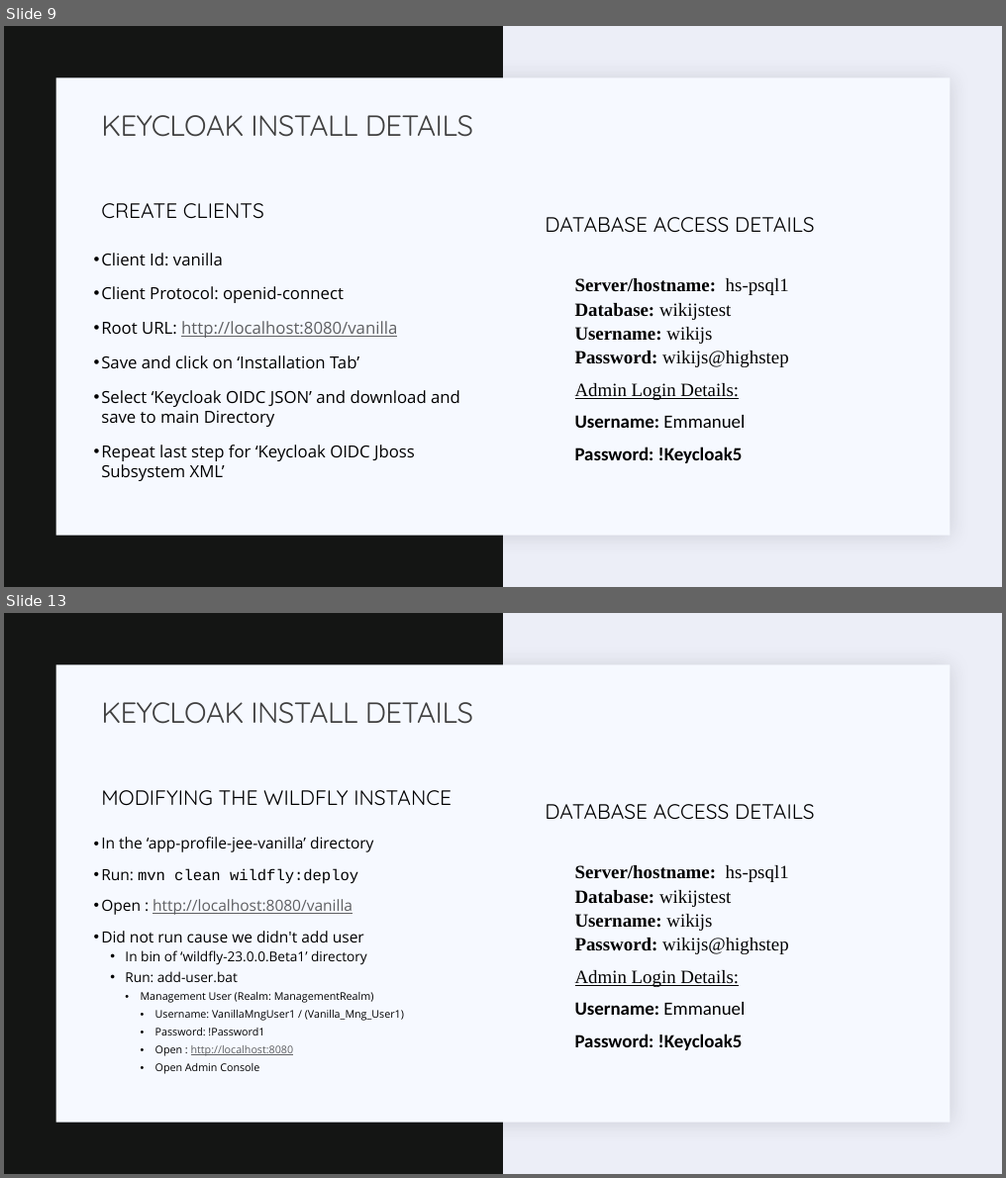
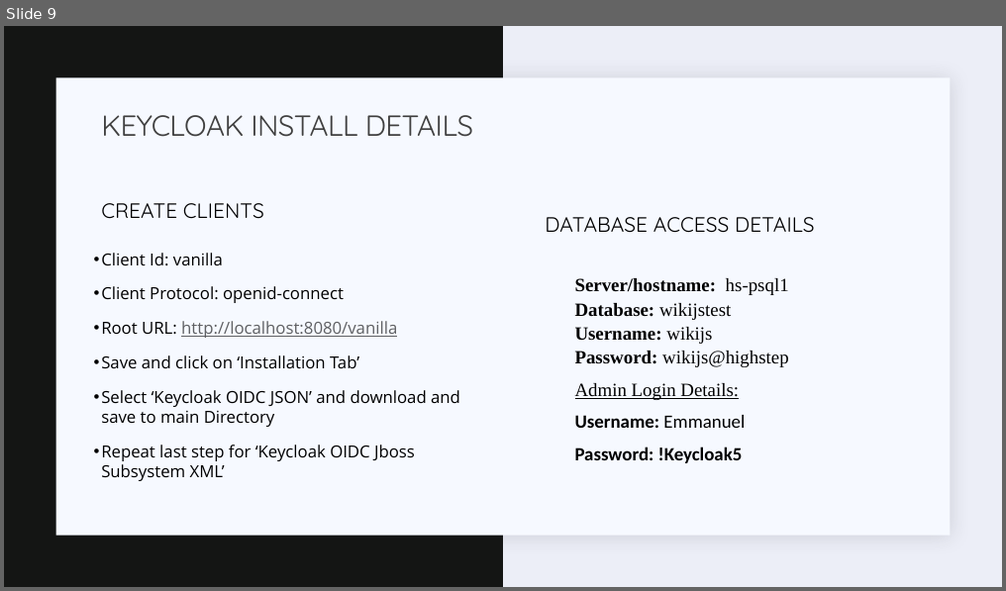
Before and after one commit to Emanoid/React-Keycloak-Application, a slide deck: Keycloak ConfigurationsTest.pptx. Shown one above the other, each under a label of ours: slides 9 and 13 before the commit, slide 9 after it; the slides between them are not shown. The pictures are 1006x1178 and 1006x591 pixels, drawn with LibreOffice and Linux fonts; fonts in the diff are those of the drawing. Boxes give left, top, right and bottom in pixels: in the first picture for what was removed or moved away, otherwise in the second. Text is boxed around its words. In the diff, an @@ line names an element or a change of style, - is before the commit and + after.

```diff
--- a/Keycloak ConfigurationsTest.pptx
+++ b/Keycloak ConfigurationsTest.pptx
@@ slide 13 removed at (4,613,1002,1174), background #ECEEF7; not listed: 2 template elements that a slide beside it also shows @@
@@ title removed at (101,702,473,724) @@
-KEYCLOAK INSTALL DETAILS
@@ text removed at (101,790,451,806) @@
-MODIFYING THE WILDFLY INSTANCE
@@ text removed at (545,804,815,820) @@
-DATABASE ACCESS DETAILS
@@ text removed at (101,837,404,1074) @@
-• In the ‘app-profile-jee-vanilla’ directory
-• Run: mvn clean wildfly:deploy
-• Open : http://localhost:8080/vanilla
-• Did not run cause we didn't add user
-  • In bin of ‘wildfly-23.0.0.Beta1’ directory
-  • Run: add-user.bat
-    • Management User (Realm: ManagementRealm)
-      • Username: VanillaMngUser1 / (Vanilla_Mng_User1)
-      • Password: !Password1
-      • Open : http://localhost:8080
-      • Open Admin Console
@@ text removed at (575,865,789,1051) @@
-  Server/hostname: hs-psql1
-  Database: wikijstest
-  Username: wikijs
-  Password: wikijs@highstep
-  Admin Login Details:
-  Username: Emmanuel
-  Password: !Keycloak5
```
Also in this commit, not shown: 3 slides changed, 1 slide added, 2 other slides removed.
